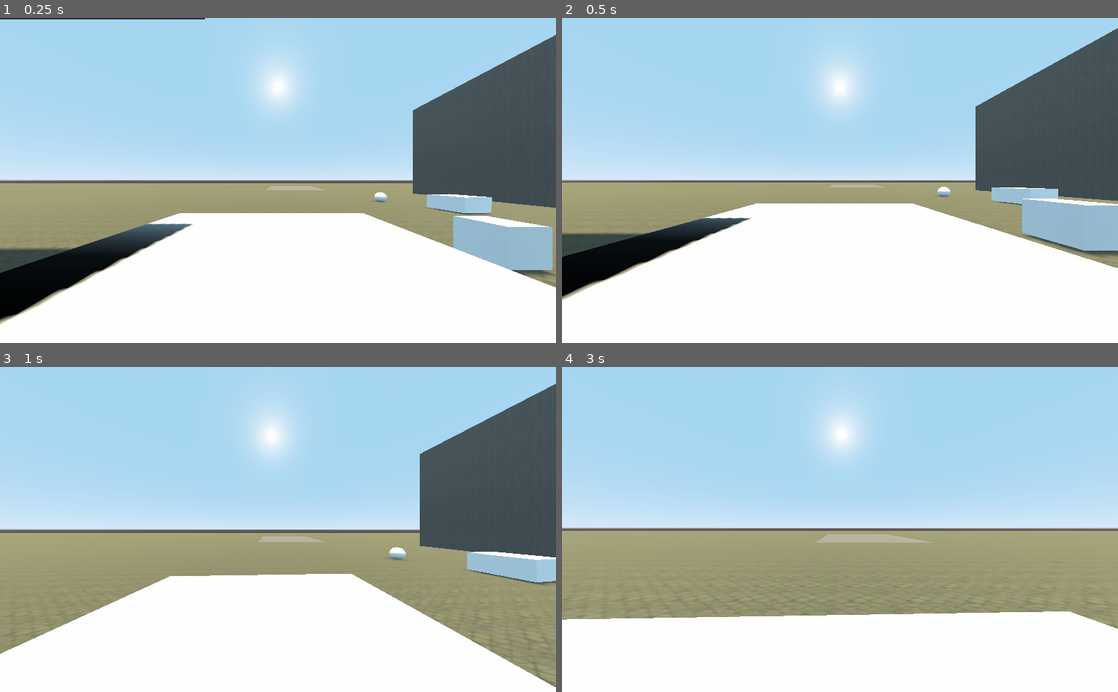
Above: before the commit, frames 1-4 (two rows, left to right).
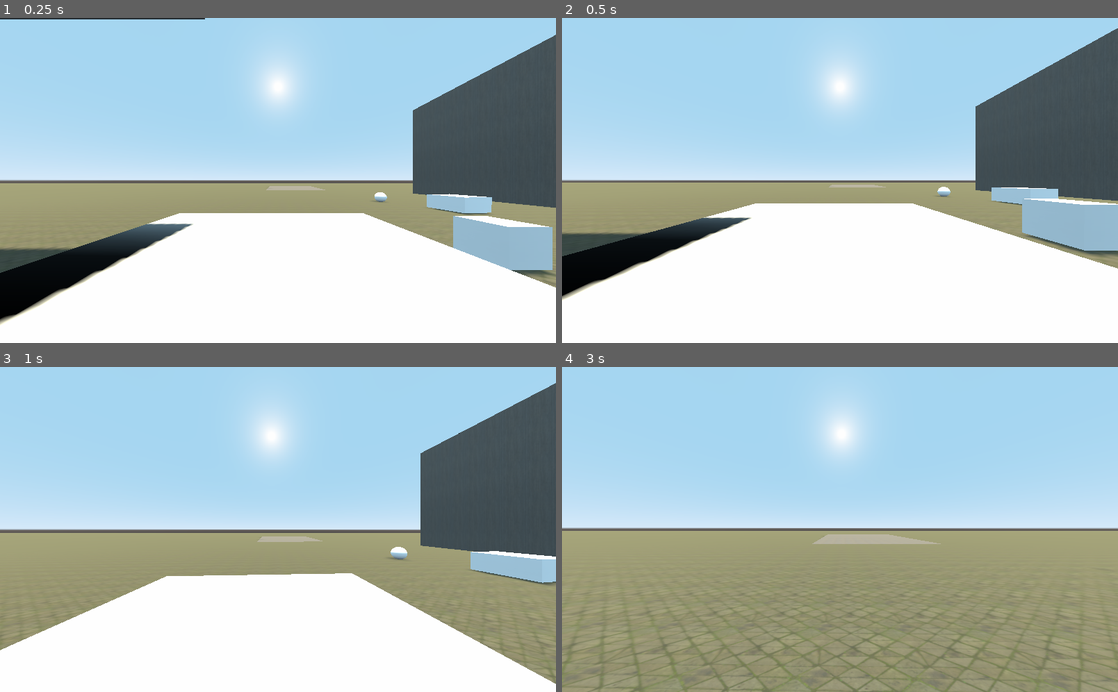
Above: after the commit, the same moments.

Repository: FreeFlyFall/RigidBodyController
Game: Godot game, scene res://Scenes/scene1.tscn
Two runs of this game, one before a commit and one after it. Both use one fixed random seed, a clock stepped at 60 frames per second and the inputs below.
Inputs (mouse positions are in pixels of both pictures, inside the frame that each line leads up to):
- Up to frame 1 (0.25 s): no input
- Up to frame 2 (0.5 s): no input
- Up to frame 3 (1 s): move the mouse to (305, 529) at 0.52 s; hold W (move_forward) from 0.53 s (still down); click (305, 529) at 0.6 s; tap Space (jump) at 0.77 s
- Up to frame 4 (3 s): keep holding W (move_forward); move the mouse to (812, 529) at 1.27 s; click (812, 529) at 1.35 s; tap Space (jump) at 1.52 s; move the mouse to (851, 523) at 2.02 s; click (851, 523) at 2.1 s; move the mouse to (834, 536) at 2.77 s; click (834, 536) at 2.85 s

Frame 1 is identical in both runs. In frame 2, 0.3% of the frame differs, in the area x 0-100%, y 4-87%; in frame 3, 1.0%; in frame 4, 24%, in the area x 0-100%, y 51-100%.

Commit message:
On second thought, the air control should still be able to exert a force on rigid bodies. Un-refactoring the move function, and only adding an opposite force if grounded. Also only setting the velocity of the contact point if it's considered walkable, since it's not used otherwise.
Signed-off-by: FreeFlyFall <ryanjvanslyke@gmail.com>

Diff:
--- a/move.gd
+++ b/move.gd
@@ -135,14 +135,14 @@
 		# If the steepest slope contacted is more shallow than the walkable_normal, the player is grounded
 		if (is_walkable(upper_slope_normal.y)):
 			is_grounded = true
-		# If the shallowest contact index exists, get the velocity of the body at the contacted point
-		if (shallowest_contact_index >= 0):
-			var contact_position = state.get_contact_collider_position(0) # coords of the contact point from center of contacted body
-			var collisions = get_colliding_bodies()
-			if (collisions.size() > 0 and collisions[0].get_class() == "RigidBody"):
-				contacted_body = collisions[0]
-				contacted_body_vel_at_point = get_contacted_body_velocity_at_point(contacted_body, contact_position)
-				#print(contacted_body_vel_at_point)
+			# If the shallowest contact index exists, get the velocity of the body at the contacted point
+			if (shallowest_contact_index >= 0):
+				var contact_position = state.get_contact_collider_position(0) # coords of the contact point from center of contacted body
+				var collisions = get_colliding_bodies()
+				if (collisions.size() > 0 and collisions[0].get_class() == "RigidBody"):
+					contacted_body = collisions[0]
+					contacted_body_vel_at_point = get_contacted_body_velocity_at_point(contacted_body, contact_position)
+					#print(contacted_body_vel_at_point)
 
 ### Jumping
 	# If the player tried to jump, and is grounded, apply an upward force times the jump multiplier
@@ -241,18 +241,14 @@
 
 # Move the player
 func move(move,state):
-	var force: int
-	# Determine which kind of movement vector and force to use
-	if (is_grounded):
-		move = cross4(move,lower_slope_normal) # Get slope to move along based on the contact normal
-		force = accel
+	if is_grounded:
+		move = cross4(move,lower_slope_normal) # Get slope to move along based on contact
+		state.add_central_force(move * accel)
+		# Account for equal and opposite reaction when accelerating on ground
+		if (contacted_body != null):
+			contacted_body.add_force(move * -accel,state.get_contact_collider_position(0))
 	else:
-		force = air_control
-	# Add force
-	state.add_central_force(move * force)
-	# Account for equal and opposite reaction when accelerating
-	if (contacted_body != null):
-		contacted_body.add_force(move * -force,state.get_contact_collider_position(0))
+		state.add_central_force(move * air_control)
 
 # Set player friction
 func set_friction(move):
